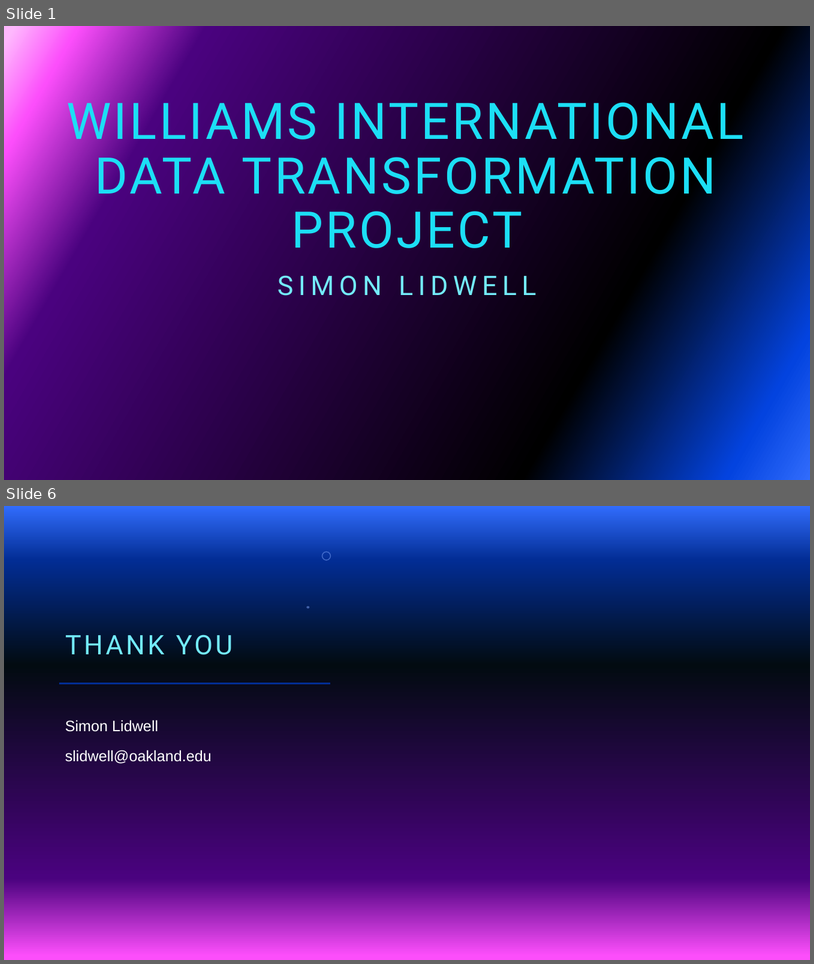
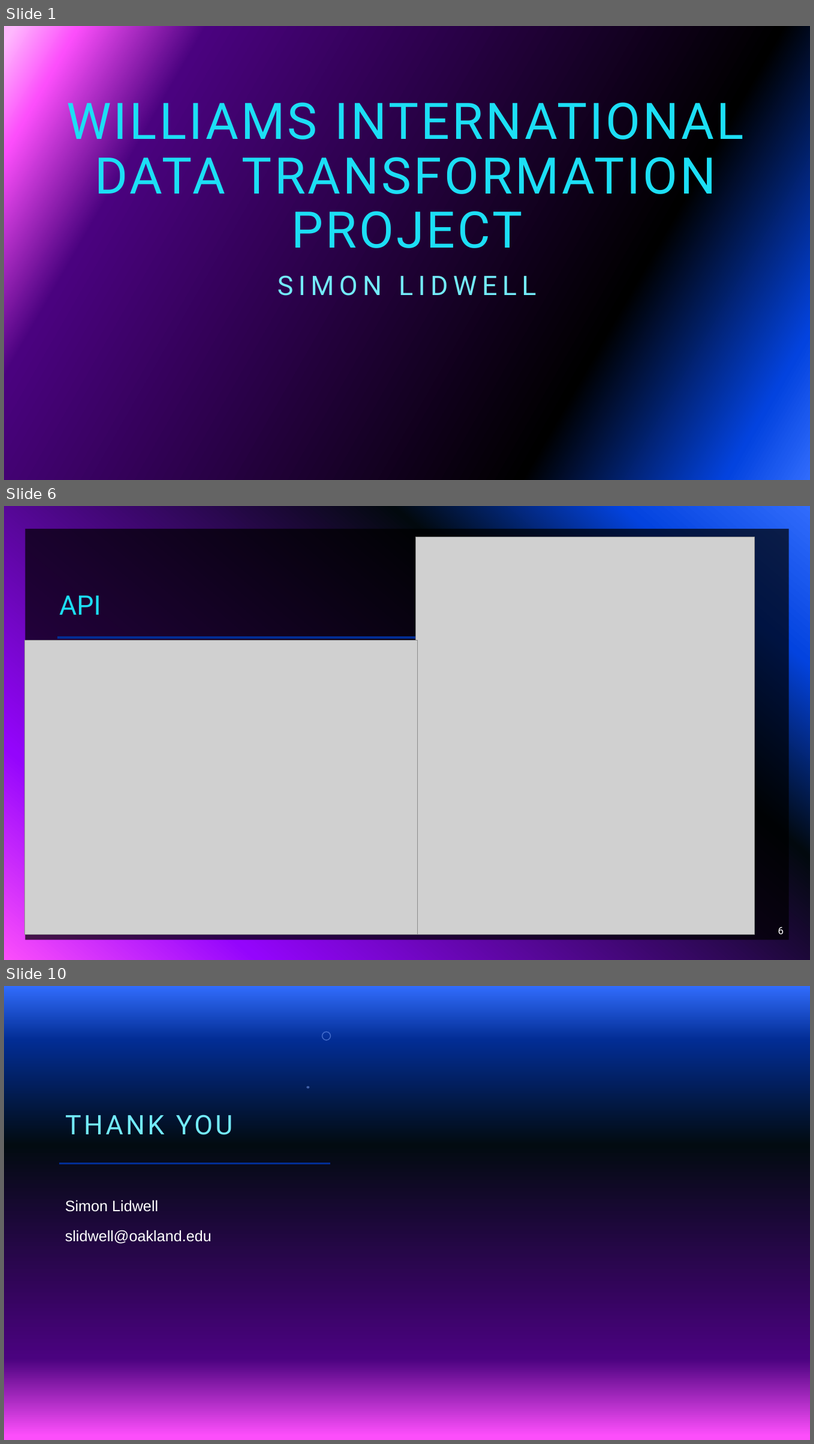
Before and after one commit to slidwell44/MIS6940_finalProject, a slide deck: docs/powerpoint/Technical - WI Data Lake.pptx. Shown one above the other, each under a label of ours: slides 1 and 6 before the commit, slides 1, 6 and 10 after it; the slides between them are not shown. The pictures are 814x964 and 814x1444 pixels, drawn with LibreOffice and Linux fonts; fonts in the diff are those of the drawing; grey boxes stand for pictures; background and template pictures are left out. Boxes give left, top, right and bottom in pixels: in the first picture for what was removed or moved away, otherwise in the second. Text is boxed around its words. In the diff, an @@ line names an element or a change of style, - is before the commit and + after.

```diff
--- a/docs/powerpoint/Technical - WI Data Lake.pptx
+++ b/docs/powerpoint/Technical - WI Data Lake.pptx
@@ slide 6 added at bbox=[4, 506, 810, 960], background gradient #316CFC to #0343DF to #02090E to #9405FC to #FC4EFB @@
@@ rectangle added at bbox=[25, 529, 789, 940], fill #000000 at 70% opacity @@
@@ picture added at bbox=[416, 537, 755, 934] @@
@@ title added at bbox=[59, 595, 101, 615], 32 pt, text #1CDFF5 @@
+API
@@ picture added at bbox=[24, 640, 418, 934] @@
@@ line added from (57, 638) to (755, 638), #9405FC 2 pt @@
@@ line added from (57, 637) to (748, 637), #9405FC 2 pt @@
@@ page number added at bbox=[779, 927, 784, 934], 12 pt, text #FFFFFF @@
+6
@@ what was slide 6 is now slide 10 @@
```
Also in this commit, not shown: 1 slide changed, 6 other slides added, 3 slides removed.
